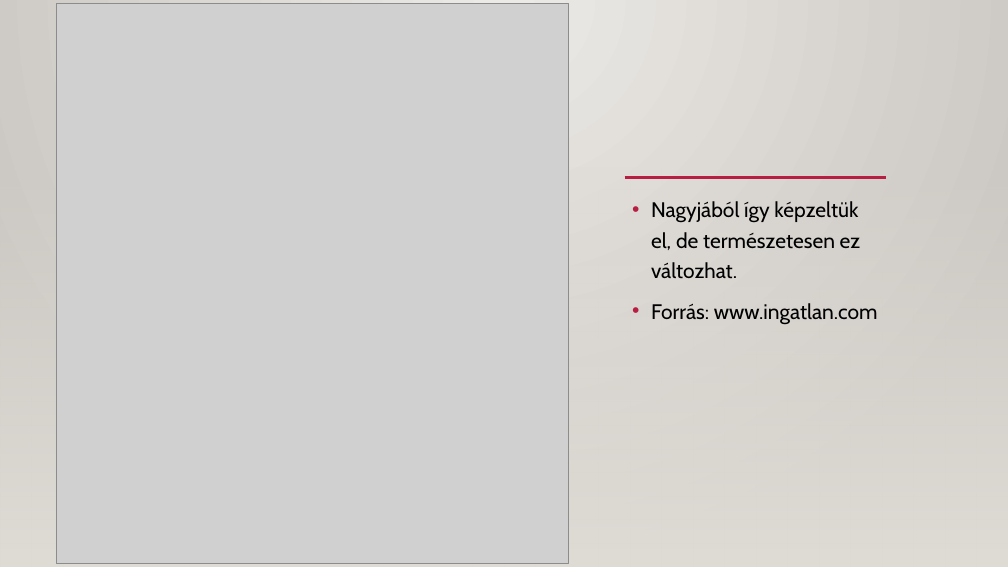
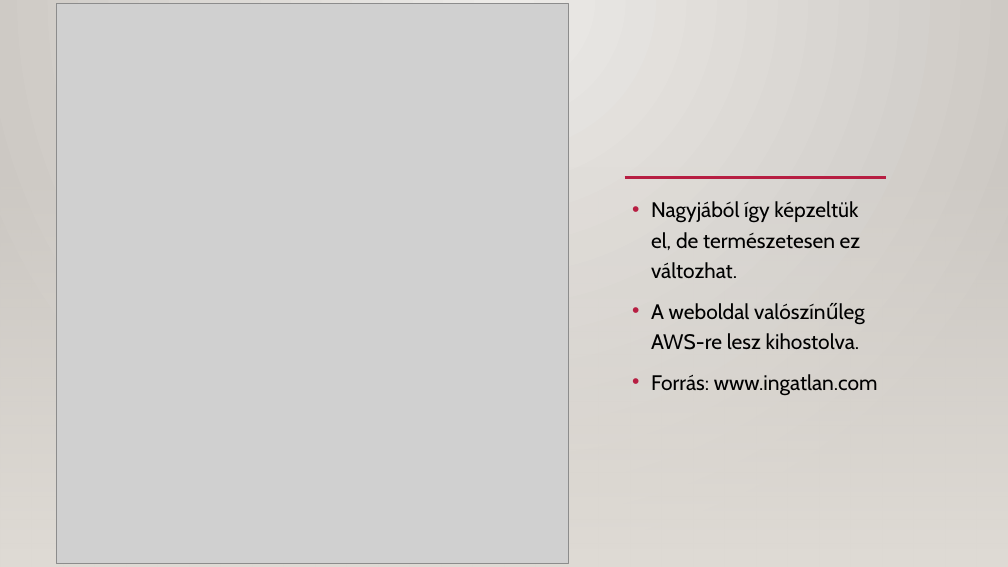
Before and after one commit to vlzsombor/rf-ingatlan-teljes, a slide deck: slide 5 of dokumentumok/Bemutato.pptx (slide 3 before the commit). Drawn at 1008x567 pixels with LibreOffice and Linux fonts; fonts in the diff are those of the drawing; grey boxes stand for pictures; background and template pictures are left out. Boxes give left, top, right and bottom in pixels: in the first picture for what was removed or moved away, otherwise in the second. Text is boxed around its words. In the diff, an @@ line names an element or a change of style, - is before the commit and + after.

```diff
--- a/dokumentumok/Bemutato.pptx
+++ b/dokumentumok/Bemutato.pptx
@@ text at [651,303,860,350]: paragraph added @@
+• A weboldal valószínűleg AWS-re lesz kihostolva.
```
Also in this commit, not shown: 3 other slides changed, 1 other file.
